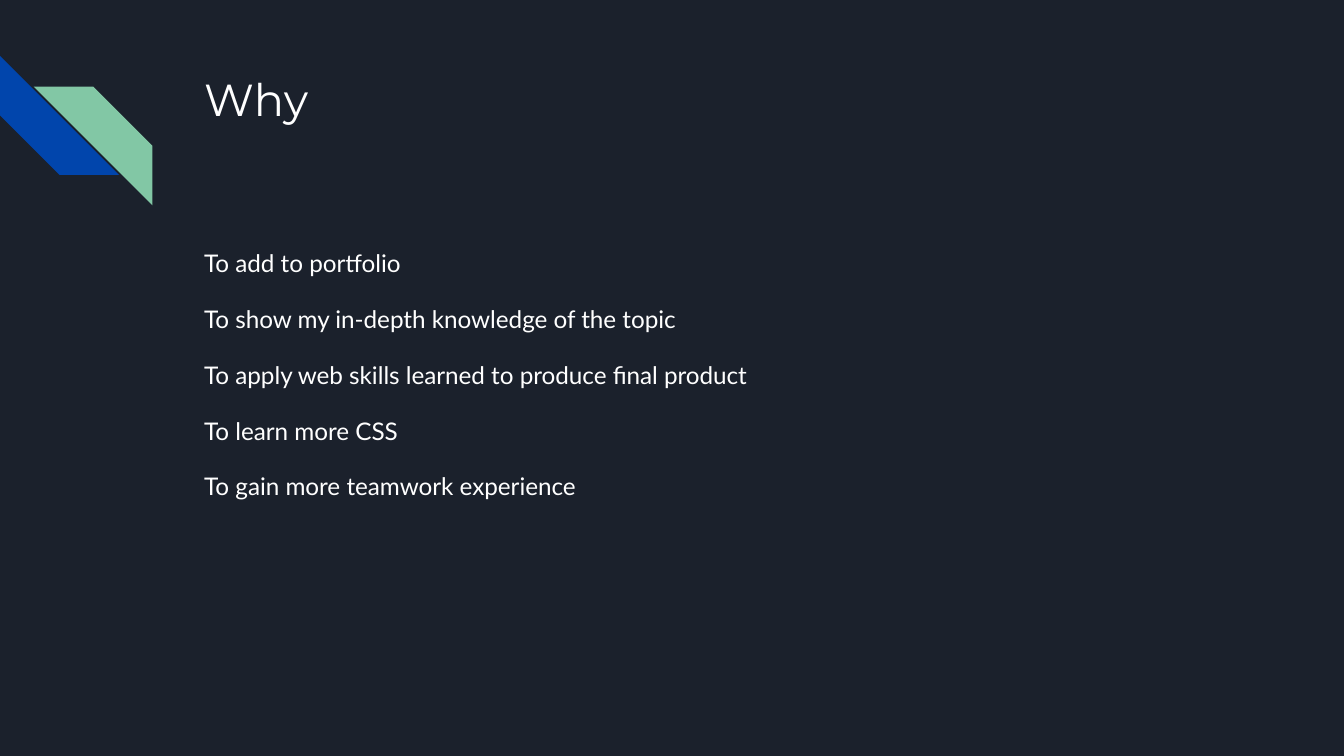
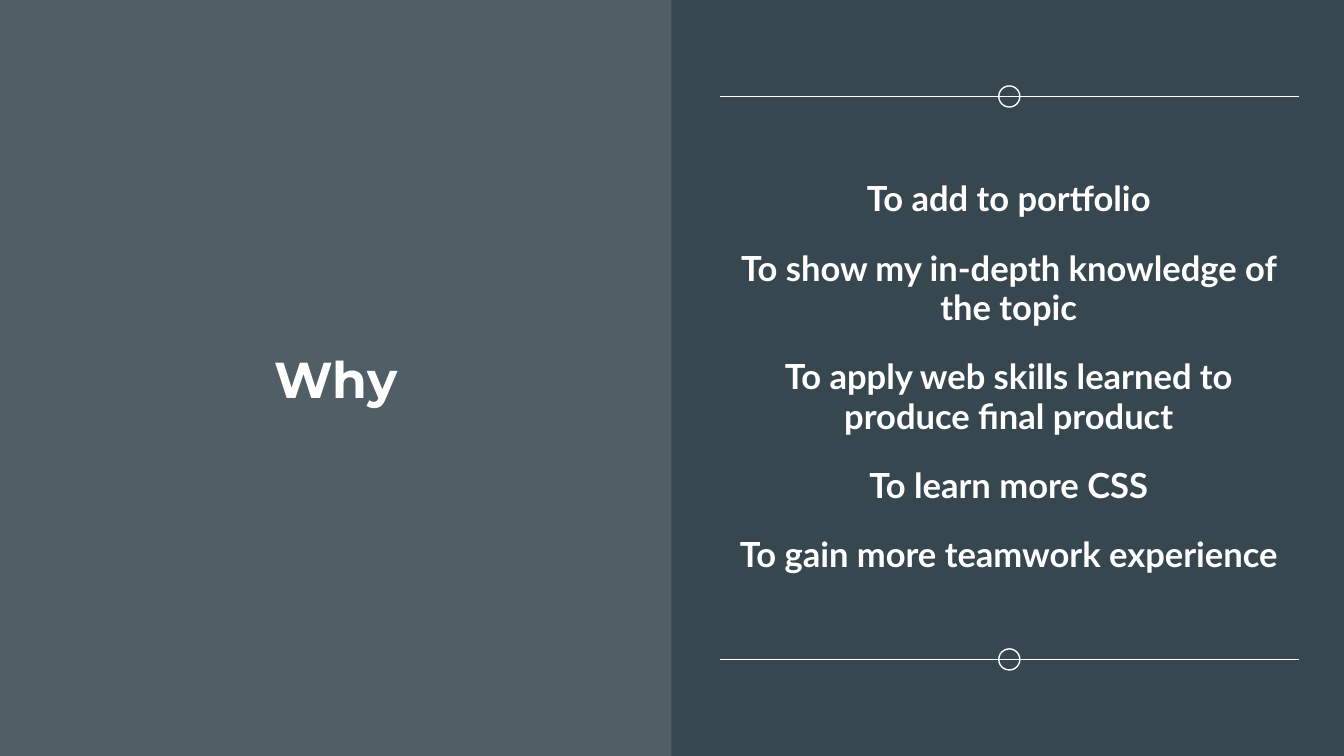
Before and after one commit to UnterLort/EverythingBasketball, a slide deck: slide 4 of Everything_Basketball_progress.pptx. Drawn at 1344x756 pixels with LibreOffice and Linux fonts; fonts in the diff are those of the drawing. Boxes give left, top, right and bottom in pixels: in the first picture for what was removed or moved away, otherwise in the second. Text is boxed around its words. In the diff, an @@ line names an element or a change of style, - is before the commit and + after.

```diff
--- a/Everything_Basketball_progress.pptx
+++ b/Everything_Basketball_progress.pptx
@@ background #1B212C to #37474F @@
@@ rectangle added at [0,0,672,755], fill #FFFFFF at 13% opacity @@
@@ diag stripe removed at [0,56,118,175] @@
@@ diag stripe removed at [34,86,152,204] @@
@@ ellipse added at [999,86,1020,108], outline #FFFFFF 0.75 pt @@
@@ line added from (719, 97) to (1300, 97), #FFFFFF 0.75 pt @@
@@ title "Why": place and size @@
-title "Why" at [204,82,308,125]
+title "Why" at [274,360,397,408]
@@ title "Why" at [274,360,397,408]: size 24 to 27 pt, bold on; alignment left to centre; vertical alignment top to middle @@
@@ text "To add to portfolio": place and size @@
-text "To add to portfolio" at [204,254,747,500]
+text "To add to portfolio" at [740,185,1278,574]
@@ text "To add to portfolio" at [740,185,1278,574]: size 13 to 18.5 pt, bold on; alignment left to centre; line spacing 1.15 to 0.95; more space between paragraphs; vertical alignment top to middle @@
@@ ellipse added at [999,649,1020,671], outline #FFFFFF 0.75 pt @@
@@ line added from (719, 660) to (1300, 660), #FFFFFF 0.75 pt @@
```
Also in this commit, not shown: 13 other slides changed, 6 slides added.
